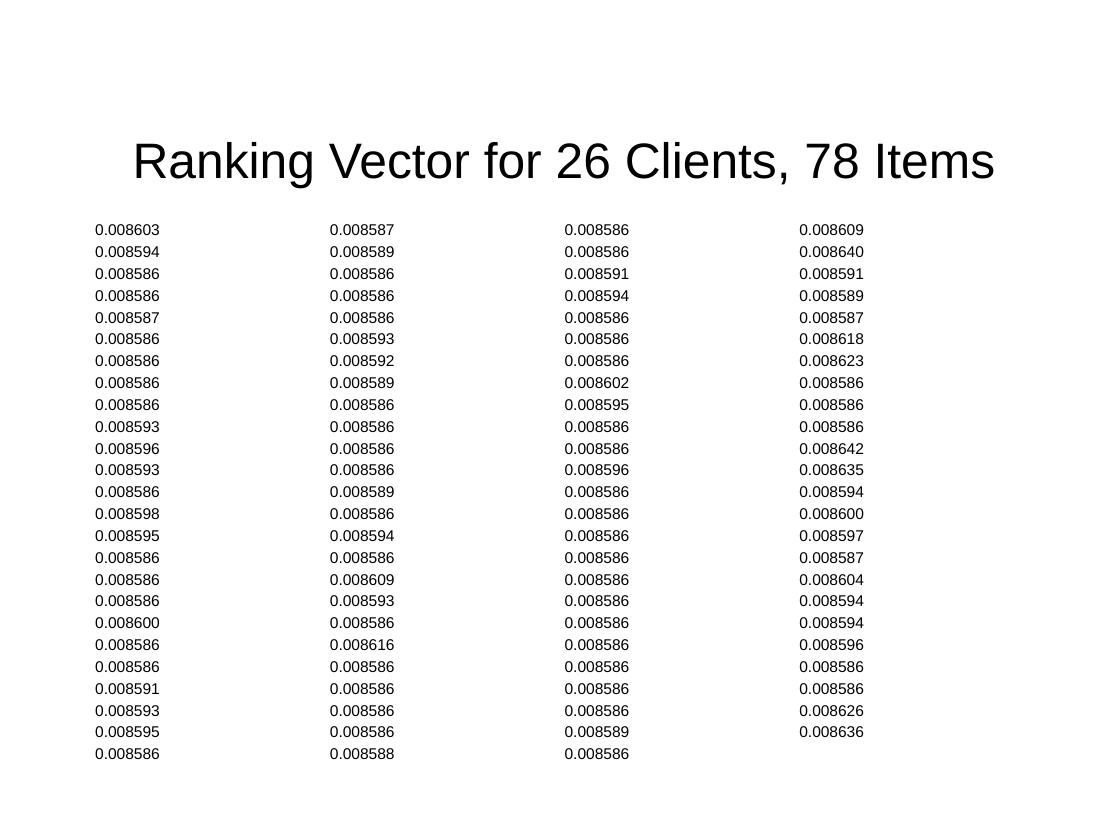
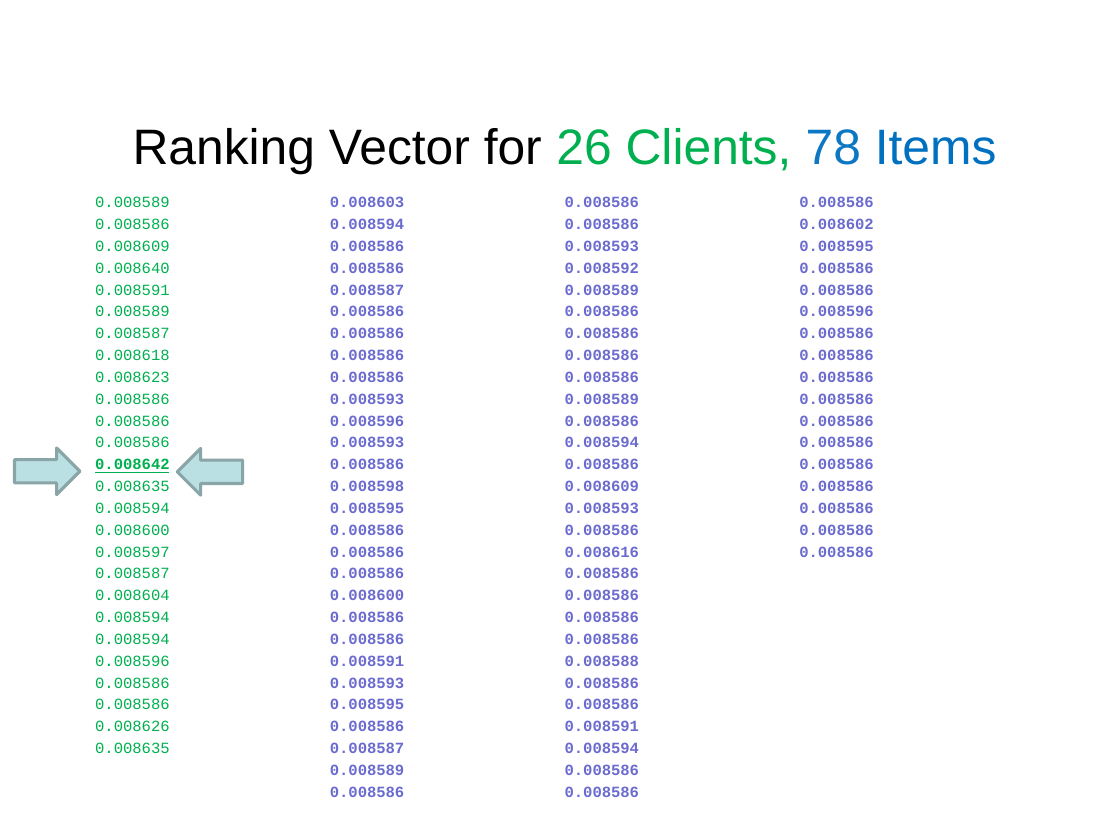
Before and after one commit to nicomp42/CS7081Spring2016Group01FinalProject, a slide deck: slide 13 of Team 01 Final Project.pptx. Drawn at 1120x840 pixels with LibreOffice and Linux fonts; fonts in the diff are those of the drawing; background and template pictures are left out. Boxes give left, top, right and bottom in pixels: in the first picture for what was removed or moved away, otherwise in the second. Text is boxed around its words. In the diff, an @@ line names an element or a change of style, - is before the commit and + after.

Commit message:
Tweak Slides

```diff
--- a/Team 01 Final Project.pptx
+++ b/Team 01 Final Project.pptx
@@ title "Ranking Vector for 26 Clients, ..." at [133, 128, 997, 175]: text colour #000000 to #00B050 in "26 Clients,"; text colour #000000 to #0C77C3 in "78"; text colour #000000 to #0070C0 in "Items" @@
@@ text "0.008589": place and size @@
-text "0.008589" at [95, 224, 864, 759]
+text "0.008589" at [95, 196, 873, 797]
@@ text at [95, 196, 169, 753]: paragraphs added @@
+0.008589
+0.008586
+0.008609
+0.008640
+0.008591
+0.008589
+0.008587
+0.008618
+0.008623
+0.008586
+0.008586
+0.008586
+0.008642
+0.008635
+0.008594
+0.008600
+0.008597
+0.008587
+0.008604
+0.008594
+0.008594
+0.008596
+0.008586
+0.008586
+0.008626
+0.008635
@@ text at [330, 196, 873, 797]: font Arial to Courier New, text colour #000000 to #6B6BCF, bold on in "0.008603", "0.008594", "0.008586", "0.008586" and 69 more places @@
@@ text at [565, 224, 864, 759]: paragraphs removed @@
-0.008589
-0.008586
-0.008609
-0.008640
-0.008591
-0.008589
-0.008587
-0.008618
-0.008623
-0.008586
-0.008586
-0.008586
-0.008642
-0.008635
-0.008594
-0.008600
-0.008597
-0.008587
-0.008604
-0.008594
-0.008594
-0.008596
-0.008586
-0.008586
-0.008626
-0.008636
@@ right arrow added at [15, 448, 80, 495], fill #BBE0E3, outline #8AA6A8 2 pt @@
@@ right arrow added at [177, 448, 242, 495], fill #BBE0E3, outline #8AA6A8 2 pt @@
```
Also in this commit, not shown: 5 other slides changed, 3 slides added, 1 other file.
